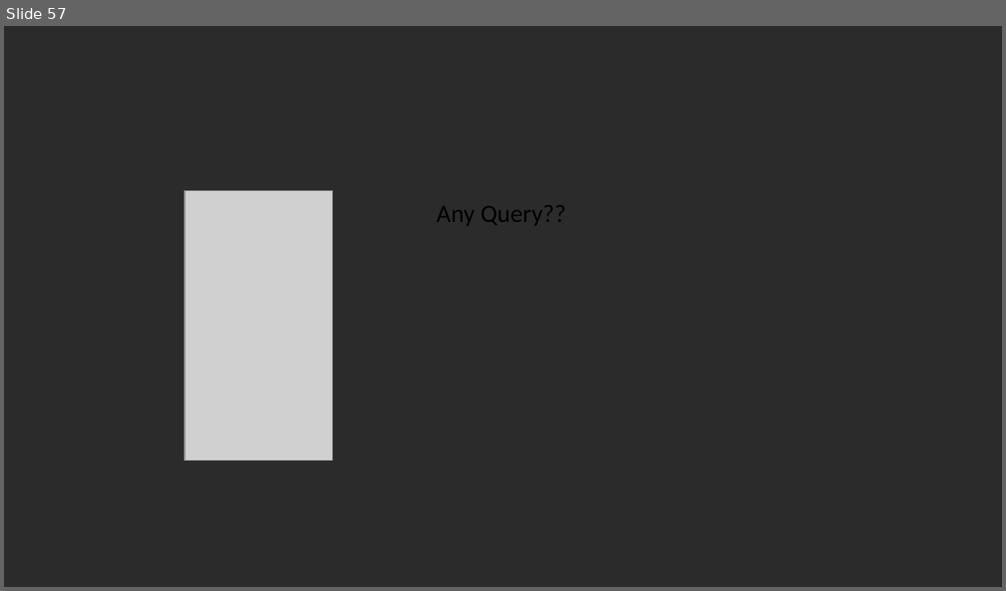
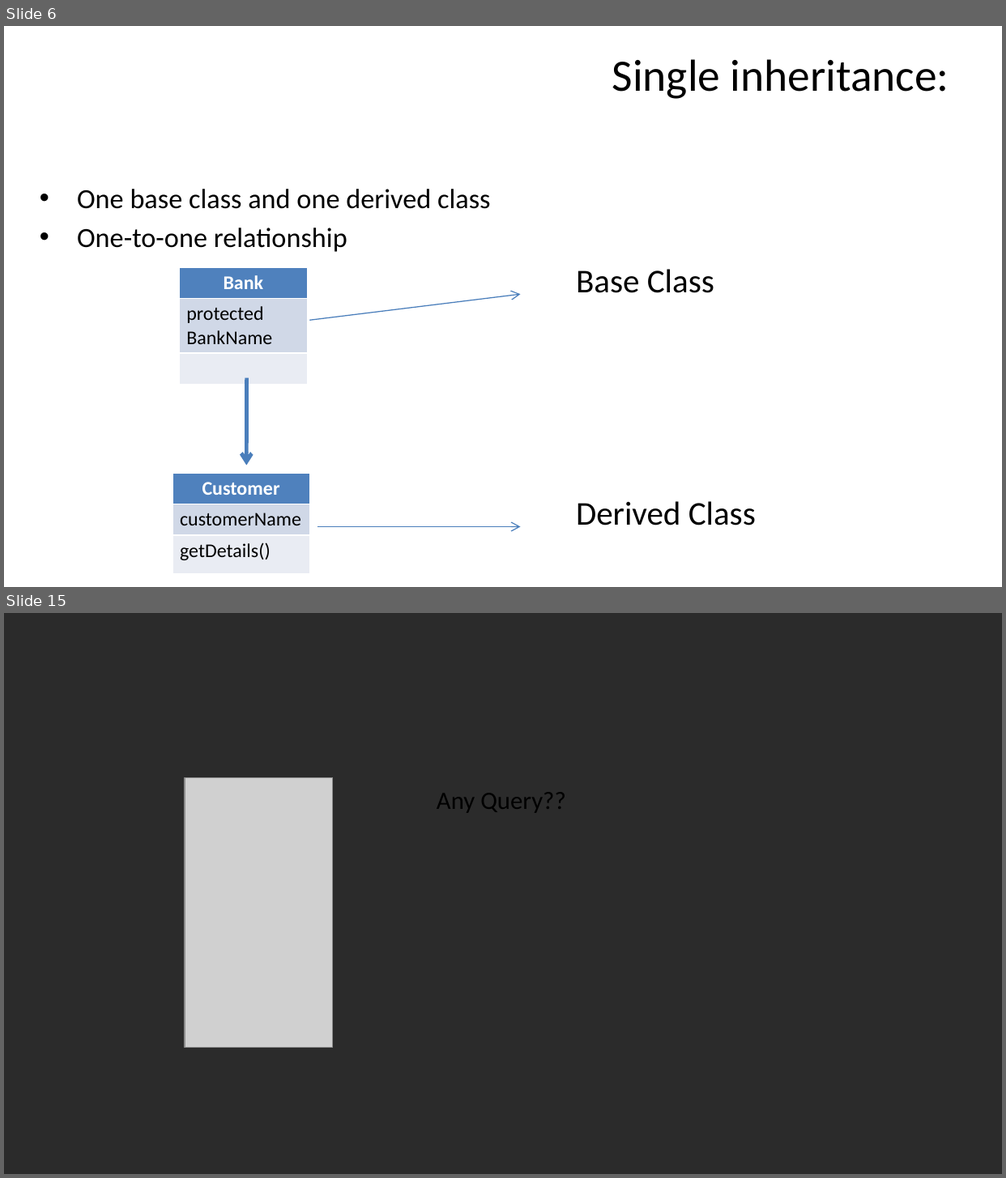
Before and after one commit to vishalamc/CAP615, a slide deck: CAP615-working with arrays and strings.pptx. Shown one above the other, each under a label of ours: slide 57 before the commit, slides 6 and 15 after it; the slides between them are not shown. The pictures are 1006x591 and 1006x1178 pixels, drawn with LibreOffice and Linux fonts; fonts in the diff are those of the drawing; grey boxes stand for pictures; background and template pictures are left out; a plain dark background stands for a picture behind light text. Boxes give left, top, right and bottom in pixels: in the first picture for what was removed or moved away, otherwise in the second. Text is boxed around its words. In the diff, an @@ line names an element or a change of style, - is before the commit and + after.

```diff
--- a/CAP615-working with arrays and strings.pptx
+++ b/CAP615-working with arrays and strings.pptx
@@ slide 6 added at bbox=[4, 26, 1002, 587], background picture (left out) @@
@@ title added at bbox=[612, 59, 949, 99], 32.4 pt, text #000000 @@
+Single inheritance:
@@ text added at bbox=[77, 189, 756, 526], 20 pt, text #000000 @@
+• One base class and one derived class
+• One-to-one relationship
+Base Class
+Derived Class
@@ table added at bbox=[179, 267, 308, 383], 3 rows, 1 columns @@
+Bank
+protected BankName
+
@@ line added from (241, 288) to (378, 288), #FFFFFF 0.75 pt @@
@@ arrow added from (309, 320) to (520, 294), #4B7EBC 0.75 pt @@
@@ arrow added from (246, 378) to (246, 465), #4B7EBC 2.75 pt @@
@@ table added at bbox=[172, 473, 310, 575], 3 rows, 1 columns @@
+Customer
+customerName
+getDetails()
@@ arrow added from (317, 527) to (520, 527), #4B7EBC 0.75 pt @@
@@ what was slide 57 is now slide 15 @@
```
Also in this commit, not shown: 12 other slides added, 55 slides removed.
